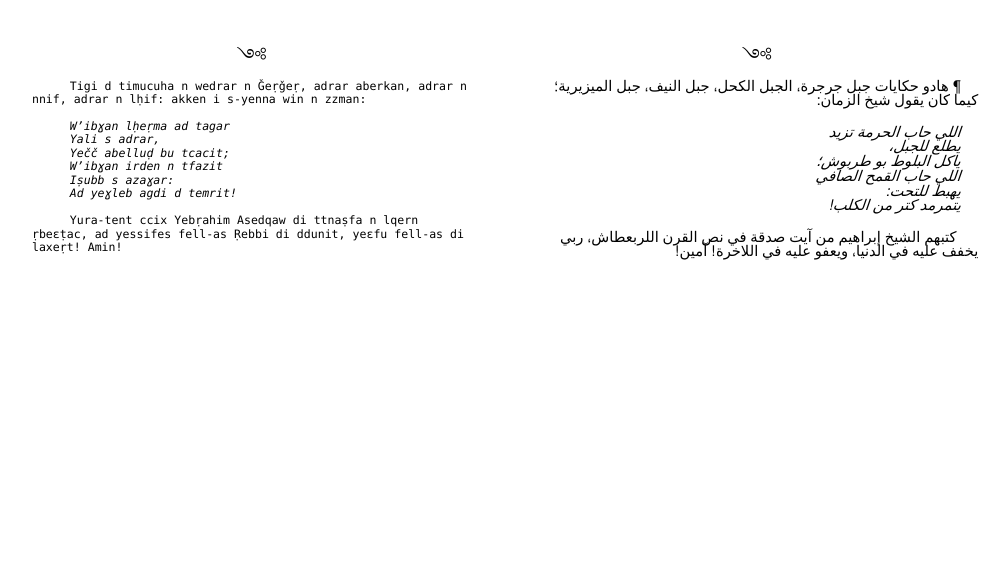
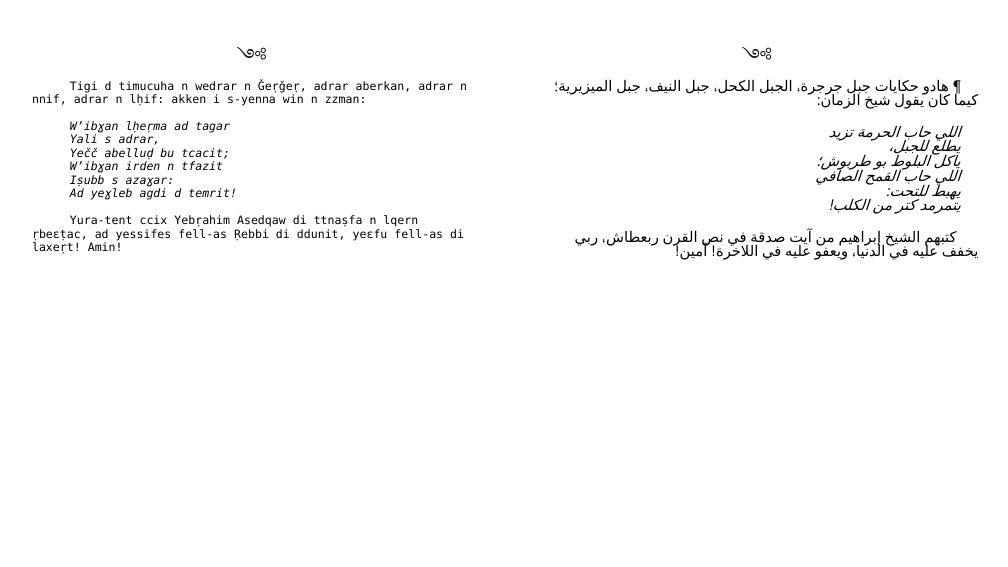
Before and after one commit to sferhah/tamacahut_n_wuccen, a slide deck: slide 2 of Uccen.ConsoleApp/Resources/pptx/uccen.arq.pptx. Drawn at 1008x567 pixels with LibreOffice and Linux fonts; fonts in the diff are those of the drawing. Boxes give left, top, right and bottom in pixels: in the first picture for what was removed or moved away, otherwise in the second. Text is boxed around its words. In the diff, an @@ line names an element or a change of style, - is before the commit and + after.

```diff
--- a/Uccen.ConsoleApp/Resources/pptx/uccen.arq.pptx
+++ b/Uccen.ConsoleApp/Resources/pptx/uccen.arq.pptx
@@ table at [24,12,986,547] @@
-row 3, column 3: ¶ هادو حكايات جبل جرجرة، الجبل الكحل، جبل النيف، جبل الميزيرية؛ كيما كان يقول شيخ الزمان: / اللي حاب الحرمة تزيد / يطلع للجبل، / ياكل البلوط بو طربوش؛ / اللي حاب القمح الصافي / يهبط للتحت: / يتمرمد كتر من الكلب! / كتبهم الشيخ إبراهيم من آيت صدقة في نص القرن اللربعطاش، ربي يخفف عليه في الدنيا، ويعفو عليه في اللاخرة! آمين!
+row 3, column 3: ¶ هادو حكايات جبل جرجرة، الجبل الكحل، جبل النيف، جبل الميزيرية؛ كيما كان يقول شيخ الزمان: / اللي حاب الحرمة تزيد / يطلع للجبل، / ياكل البلوط بو طربوش؛ / اللي حاب القمح الصافي / يهبط للتحت: / يتمرمد كتر من الكلب! / كتبهم الشيخ إبراهيم من آيت صدقة في نص القرن ربعطاش، ربي يخفف عليه في الدنيا، ويعفو عليه في اللاخرة! آمين!
```
Also in this commit, not shown: 3 other slides changed, 15 other files.
